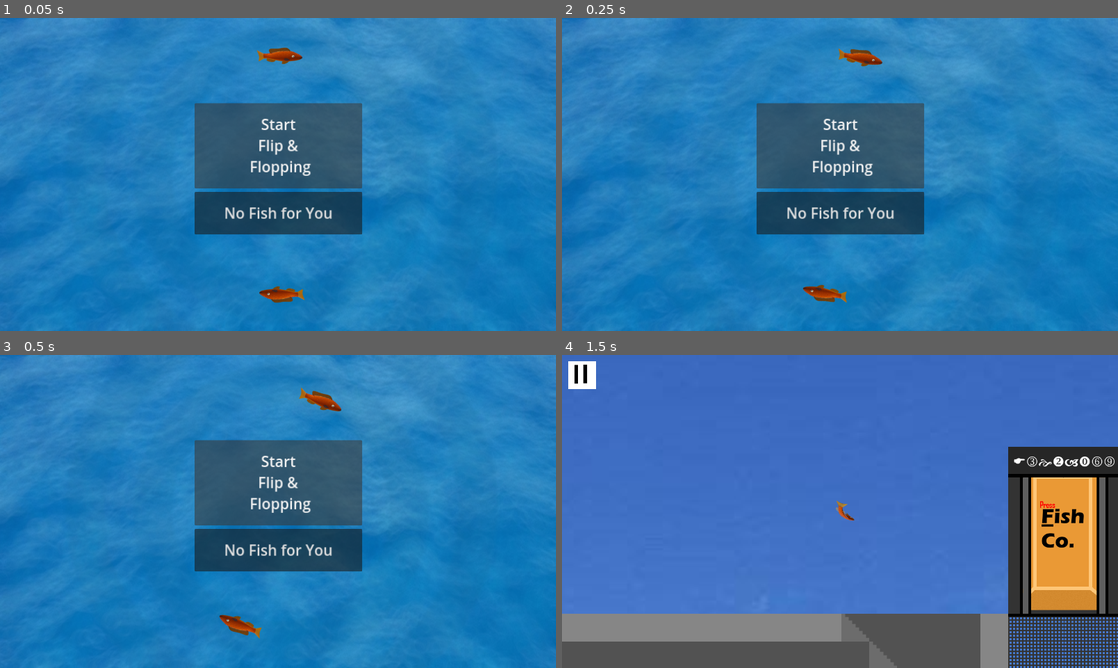
Above: before the commit, frames 1-4 (two rows, left to right).
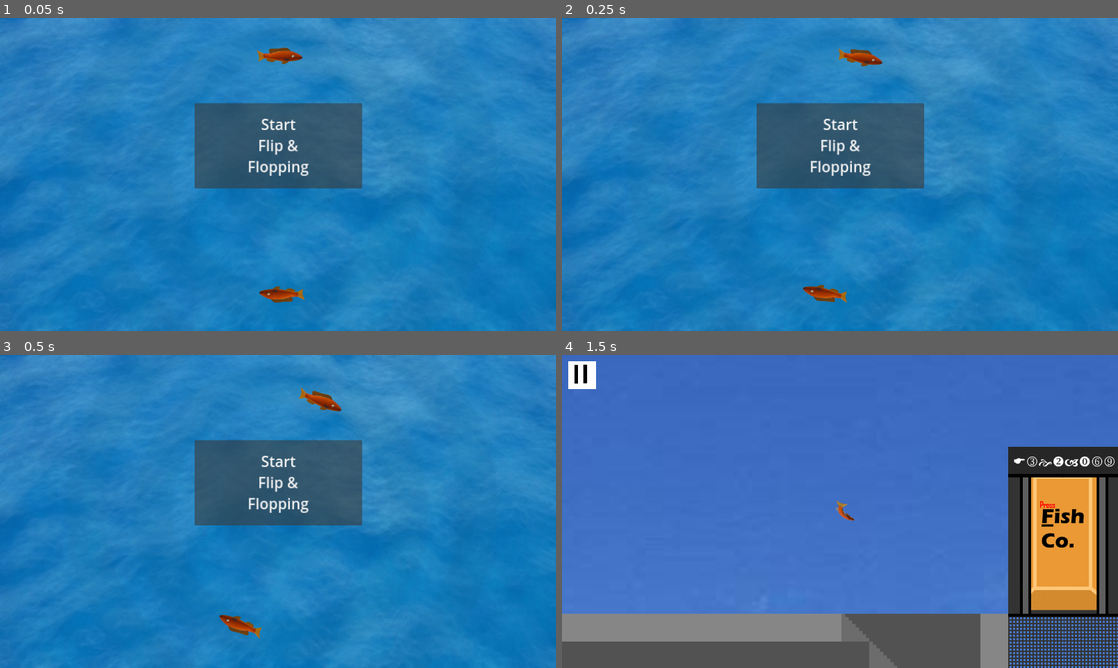
Above: after the commit, the same moments.

Repository: SweetFrontier/Fish
Game: Godot game, scene res://Scenes/Screens/godotSplashscreen.tscn
Two runs of this game, one before a commit and one after it. Both use one fixed random seed, a clock stepped at 60 frames per second and the inputs below. Sound files missing from this copy of the repository are replaced by a short silence.
Inputs (mouse positions are in pixels of both pictures, inside the frame that each line leads up to):
- Up to frame 1 (0.05 s): no input
- Up to frame 2 (0.25 s): no input
- Up to frame 3 (0.5 s): no input
- Up to frame 4 (1.5 s): click "Start Flip & Flopping" at 0.5 s; tap Enter at 1.25 s; move the mouse to (962, 495) at 1.27 s; hold Left (ui_right) from 1.28 s (still down); hold F from 1.28 s (still down); click (962, 495) at 1.42 s

The runs differ from the first frame. In frame 1, 4.4% of the frame differs, in the area x 35-66%, y 45-70%; in frame 2, 4.4%; in frame 3, 4.4%; in frame 4, nothing differs.

Commit message:
web version

Diff:
--- a/Scenes/Screens/CreditScreen.tscn
+++ b/Scenes/Screens/CreditScreen.tscn
@@ -1,9 +1,61 @@
-[gd_scene load_steps=5 format=3 uid="uid://ditepeex6ude3"]
+[gd_scene load_steps=16 format=3 uid="uid://ditepeex6ude3"]
 
 [ext_resource type="Texture2D" uid="uid://cb6jdaplyinmc" path="res://Art/Credits.png" id="1_rtn7o"]
 [ext_resource type="Script" path="res://Scripts/Credit.gd" id="2_rxr8q"]
 [ext_resource type="Texture2D" uid="uid://c6r2125pkfnmn" path="res://Art/Anthony.png" id="3_02qdn"]
 [ext_resource type="Texture2D" uid="uid://daulbm0pc7xld" path="res://Art/Joey.png" id="4_4lu1y"]
+[ext_resource type="Shader" path="res://Scripts/pauseMenu.gdshader" id="5_eh800"]
+
+[sub_resource type="Animation" id="Animation_ibuck"]
+resource_name = "start"
+length = 0.1
+step = 0.001
+tracks/0/type = "value"
+tracks/0/imported = false
+tracks/0/enabled = true
+tracks/0/path = NodePath("../animator/TextureRect:visible")
+tracks/0/interp = 1
+tracks/0/loop_wrap = true
+tracks/0/keys = {
+"times": PackedFloat32Array(0, 0.001),
+"transitions": PackedFloat32Array(1, 1),
+"update": 1,
+"values": [true, false]
+}
+
+[sub_resource type="AnimationLibrary" id="AnimationLibrary_etbvx"]
+_data = {
+"start": SubResource("Animation_ibuck")
+}
+
+[sub_resource type="FastNoiseLite" id="FastNoiseLite_5oirp"]
+
+[sub_resource type="NoiseTexture2D" id="NoiseTexture2D_358ji"]
+noise = SubResource("FastNoiseLite_5oirp")
+
+[sub_resource type="FastNoiseLite" id="FastNoiseLite_5gcau"]
+
+[sub_resource type="NoiseTexture2D" id="NoiseTexture2D_cjpsr"]
+noise = SubResource("FastNoiseLite_5gcau")
+
+[sub_resource type="FastNoiseLite" id="FastNoiseLite_thdsx"]
+
+[sub_resource type="NoiseTexture2D" id="NoiseTexture2D_1awjr"]
+noise = SubResource("FastNoiseLite_thdsx")
+
+[sub_resource type="ShaderMaterial" id="ShaderMaterial_6i5ki"]
+shader = ExtResource("5_eh800")
+shader_parameter/spdyness = Vector2(0.2, 0.8)
+shader_parameter/spdyness2 = Vector2(0.3, 0.9)
+shader_parameter/spdyness3 = Vector2(0.15, 1)
+shader_parameter/actualColor = Vector4(-0.3, 1, 1, 0.295)
+shader_parameter/reddy = Vector4(0.2, 0.435, 1, 1)
+shader_parameter/invercolor = Vector4(0.3, 1.85, 0.425, 0.975)
+shader_parameter/texturee = SubResource("NoiseTexture2D_1awjr")
+shader_parameter/texture2 = SubResource("NoiseTexture2D_cjpsr")
+shader_parameter/faderTexture = SubResource("NoiseTexture2D_358ji")
+
+[sub_resource type="PlaceholderTexture2D" id="PlaceholderTexture2D_i4emw"]
 
 [node name="CreditScreen" type="Control"]
 layout_mode = 3
@@ -30,9 +82,9 @@
 theme_override_font_sizes/normal_font_size = 52
 bbcode_enabled = true
 text = "[center]Developers
-🐟 Joey Parker 🐟
-🐟   Jus Liu  🐟
-🐟 Smit Sakariya🐟
+ Joey Parker
+   Jus Liu
+ Smit Sakariya
 
 Moral/Meme Support
 Leigh
@@ -87,3 +139,33 @@
 scale = Vector2(3, 3)
 texture = ExtResource("4_4lu1y")
 expand_mode = 2
+
+[node name="animator" type="AnimationPlayer" parent="."]
+root_node = NodePath(".")
+libraries = {
+"": SubResource("AnimationLibrary_etbvx")
+}
+autoplay = "start"
+
+[node name="TextureRect" type="TextureRect" parent="animator"]
+material = SubResource("ShaderMaterial_6i5ki")
+anchors_preset = 15
+anchor_right = 1.0
+anchor_bottom = 1.0
+grow_horizontal = 2
+grow_vertical = 2
+texture = SubResource("PlaceholderTexture2D_i4emw")
+
+[node name="Label" type="Label" parent="animator/TextureRect"]
+layout_mode = 0
+offset_left = 48.0
+offset_top = -12.0
+offset_right = 1208.0
+offset_bottom = 525.0
+theme_override_font_sizes/font_size = 76
+text = "HAHA YOU DIED WHILE PAUSED
+NOW YOU GET TO STAY HERE
+
+
+F O R E V E R"
+horizontal_alignment = 1
--- a/Scenes/Screens/MainMenu.tscn
+++ b/Scenes/Screens/MainMenu.tscn
@@ -46,9 +46,10 @@
 theme_override_font_sizes/font_size = 34
 text = "Start
 Flip &
- Flopping"
+Flopping"
 
 [node name="QuitButton" type="Button" parent="."]
+visible = false
 layout_mode = 0
 offset_left = 448.0
 offset_top = 400.0
Not shown, changed: export_presets.cfg
